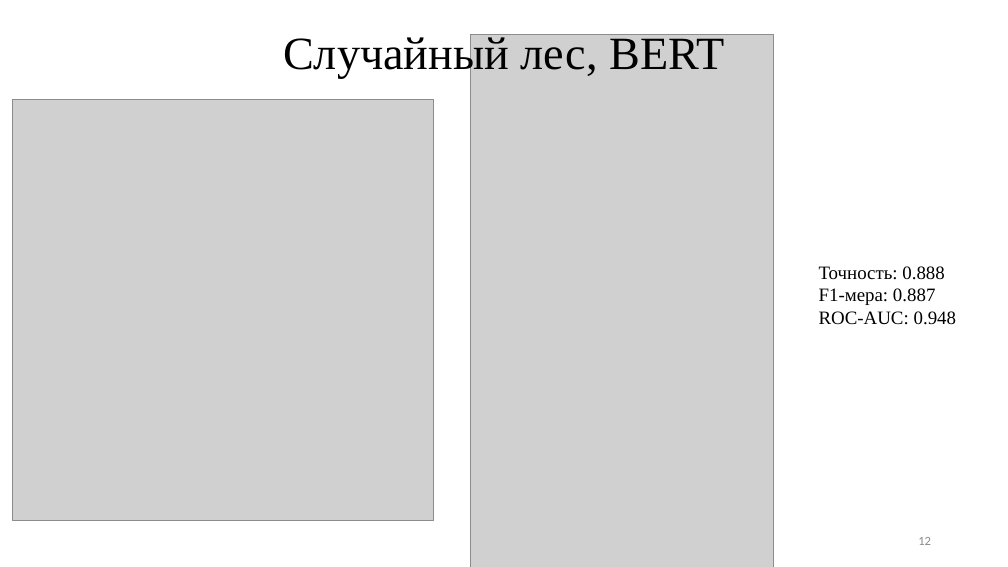
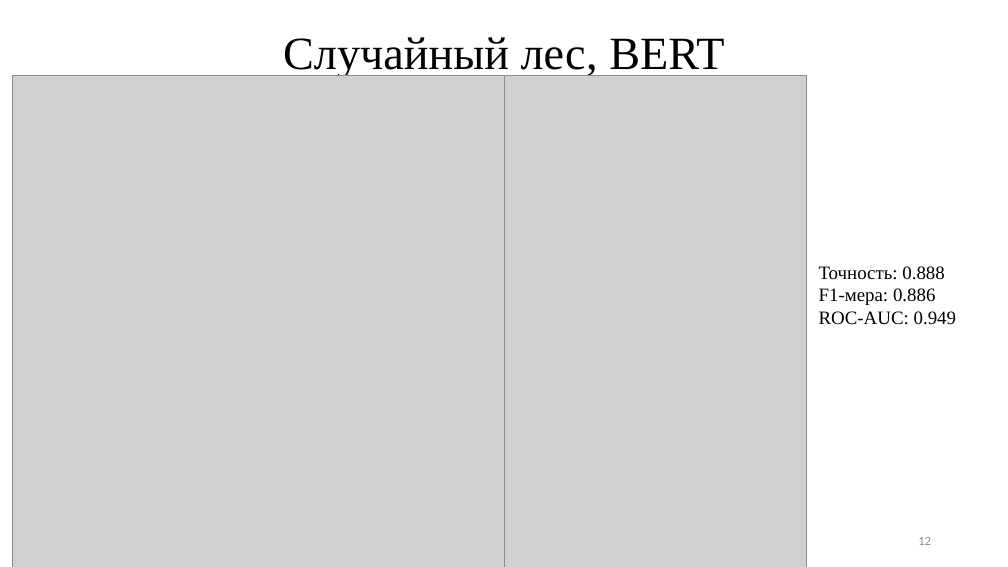
Before and after one commit to TheSawIsTheLaw/iWannaKillMyself, a slide deck: slide 12 of fuckingStarts/iHatePresentations/presentation.pptx. Drawn at 1008x567 pixels with LibreOffice and Linux fonts; fonts in the diff are those of the drawing; grey boxes stand for pictures. Boxes give left, top, right and bottom in pixels: in the first picture for what was removed or moved away, otherwise in the second. Text is boxed around its words. In the diff, an @@ line names an element or a change of style, - is before the commit and + after.

```diff
--- a/fuckingStarts/iHatePresentations/presentation.pptx
+++ b/fuckingStarts/iHatePresentations/presentation.pptx
@@ picture resized from (x1=12, y1=100, x2=433, y2=521) to (x1=13, y1=76, x2=504, y2=567) @@
@@ picture resized from (x1=471, y1=34, x2=774, y2=567) to (x1=504, y1=76, x2=807, y2=567) @@
@@ text at (x1=819, y1=288, x2=956, y2=325): text changed @@
-F1-мера: 0.887
-ROC-AUC: 0.948
+F1-мера: 0.886
+ROC-AUC: 0.949
```
Also in this commit, not shown: 7 other slides changed, 14 other files.
